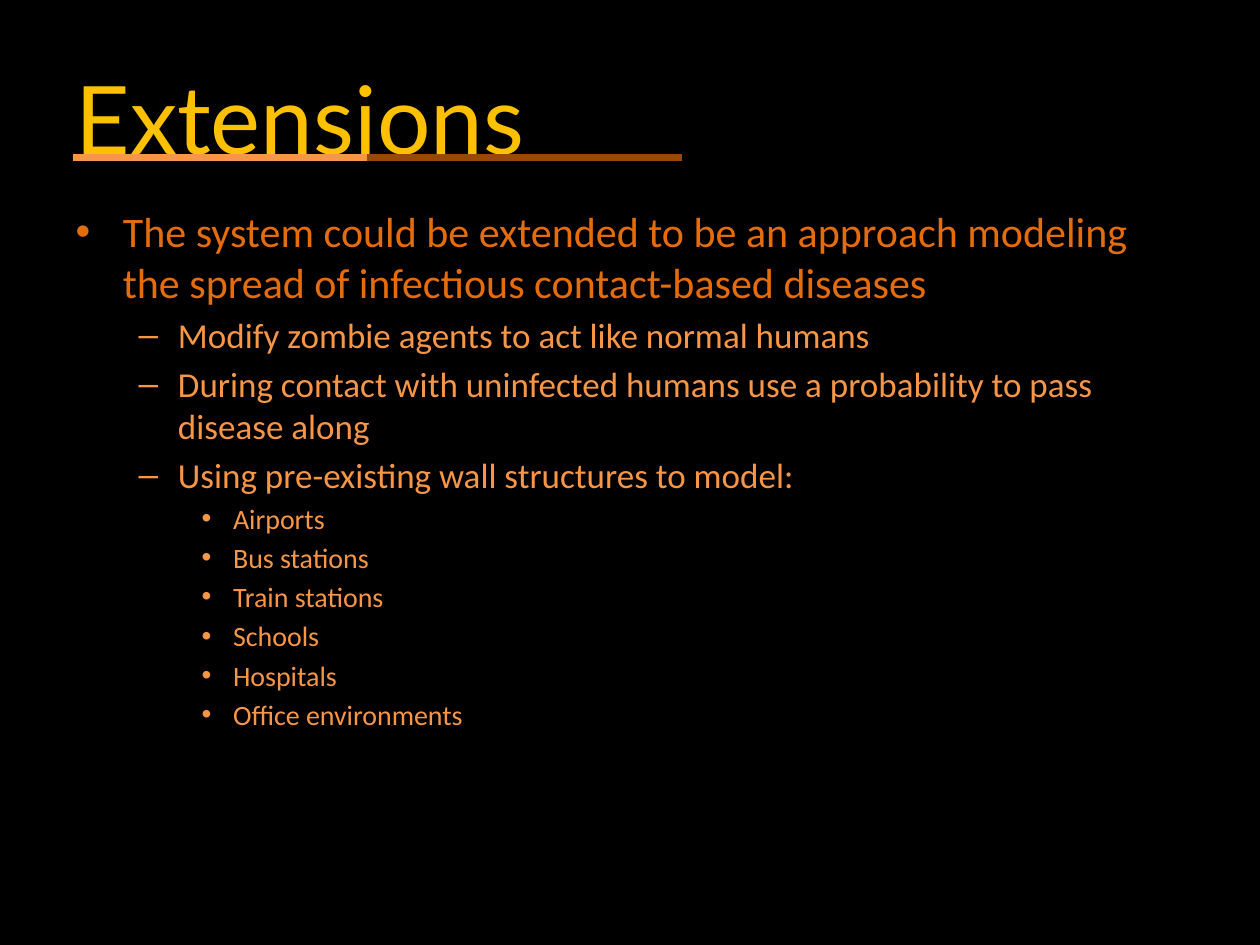
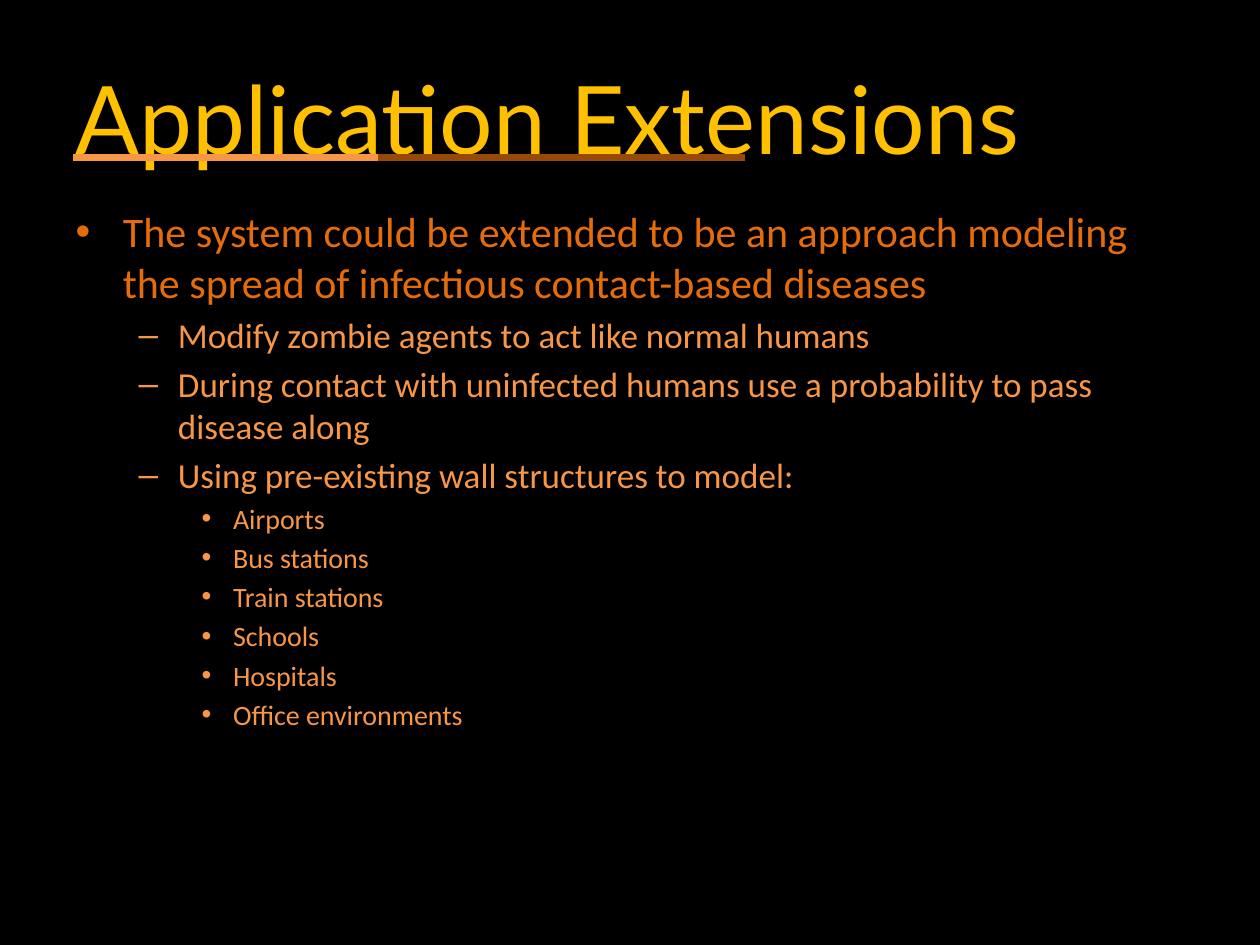
Before and after one commit to anasazi/Swarm-AI---Zombies, a slide deck: slide 11 of ZombieOutbreak.pptx (slide 6 before the commit). Drawn at 1260x945 pixels with LibreOffice and Linux fonts; fonts in the diff are those of the drawing. Boxes give left, top, right and bottom in pixels: in the first picture for what was removed or moved away, otherwise in the second. Text is boxed around its words. In the diff, an @@ line names an element or a change of style, - is before the commit and + after.

```diff
--- a/ZombieOutbreak.pptx
+++ b/ZombieOutbreak.pptx
@@ title at (x1=76, y1=84, x2=1019, y2=171): text changed @@
-Extensions
+Application Extensions
@@ line moved from (368, 158) - (73, 158) to (378, 158) - (73, 158) @@
@@ line moved from (683, 158) - (73, 158) to (746, 158) - (73, 158) @@
```
Also in this commit, not shown: 2 other slides changed, 6 slides added.
